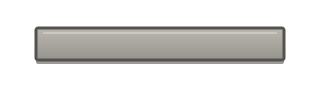
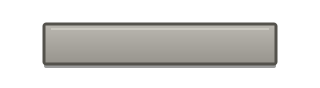
The second (320, 88) image is a revision of the first. Changes to its layers:
painted on "door_service" over 34, 22, 286, 68
